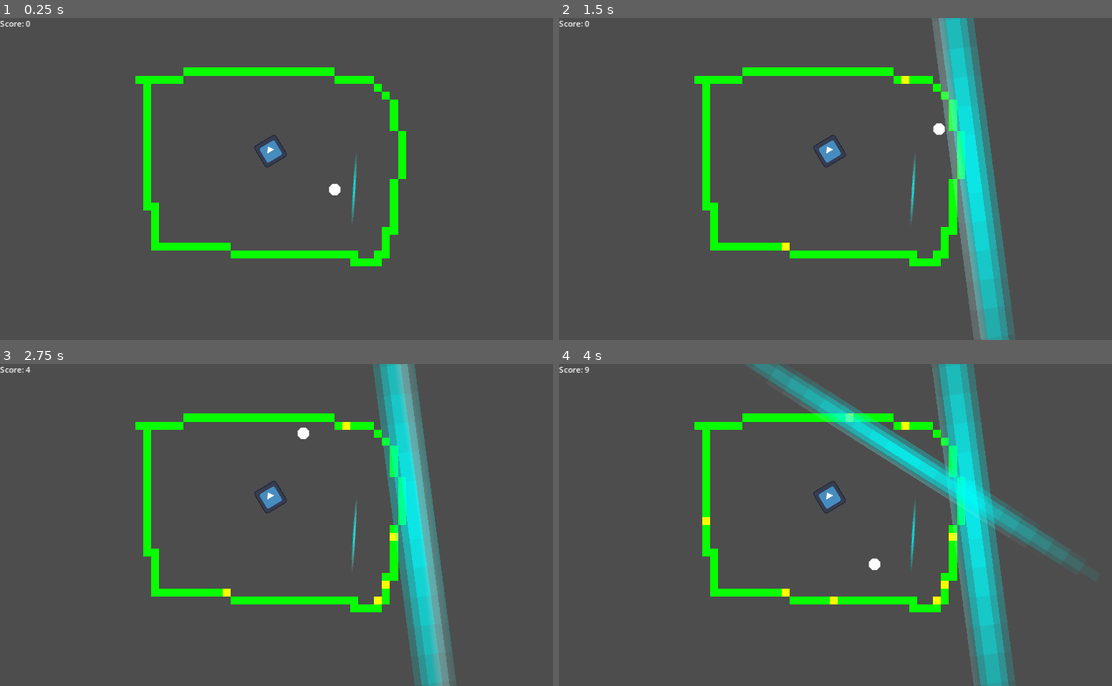
Above: before the commit, frames 1-4 (two rows, left to right).
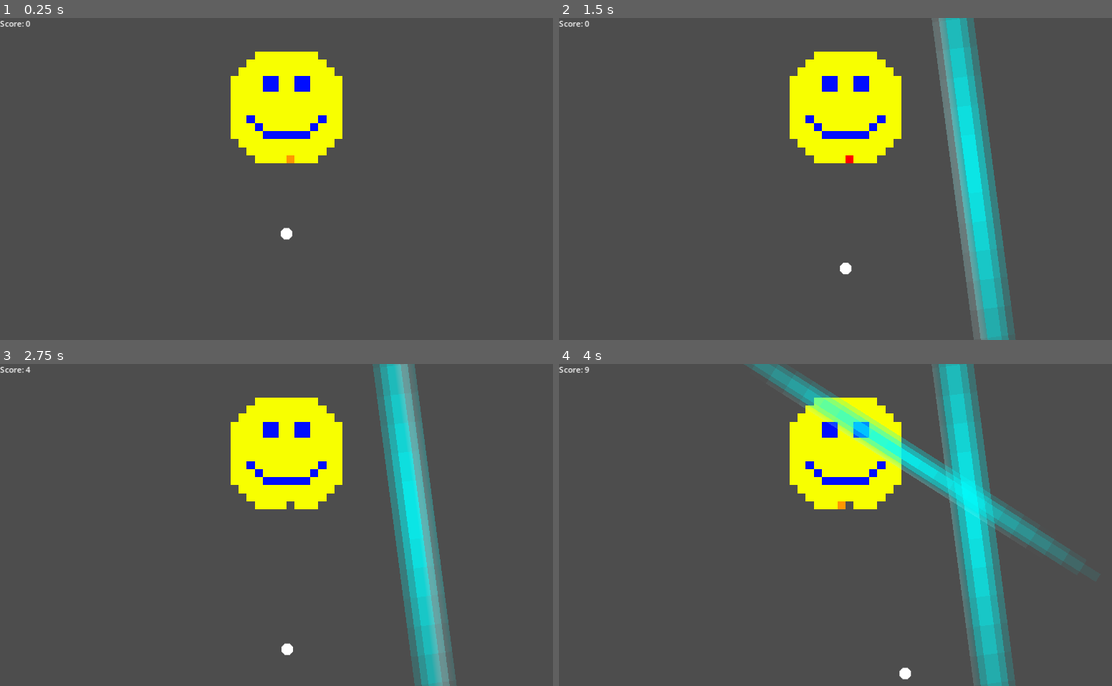
Above: after the commit, the same moments.

Repository: sparkworm/Jameplay2025
Game: Godot game, scene res://scenes/main.tscn
The game is run twice, just before and just after one commit, with the same random seed, the same clock (stepped at 60 frames per second) and the same inputs. The engine's default icon, where the game draws it, is replaced by a stand-in: a white triangle on a blue panel in a dark square.
Inputs (mouse positions are in pixels of both pictures, inside the frame that each line leads up to):
- Up to frame 1 (0.25 s): no input
- Up to frame 2 (1.5 s): move the mouse to (973, 162) at 0.52 s; press the mouse at (973, 162) at 0.53 s; move the mouse to (730, 195) at 1.27 s; release the mouse at (730, 195) at 1.28 s; right-click (730, 195) at 1.35 s
- Up to frame 3 (2.75 s): click (171, 541) at 1.55 s; move the mouse to (342, 454) at 2.02 s; press the mouse at (342, 454) at 2.03 s
- Up to frame 4 (4 s): move the mouse to (818, 589) at 2.77 s; release the mouse at (818, 589) at 2.78 s; click (818, 589) at 2.85 s; move the mouse to (1017, 573) at 3.52 s; press the mouse at (1017, 573) at 3.53 s; right-click (1017, 573) at 3.6 s

The runs differ from the first frame. In frame 1, 9.7% of the frame differs, in the area x 24-74%, y 10-78%; in frame 2, 9.7%; in frame 3, 9.6%; in frame 4, 9.5%.

Commit message:
Fixed barrier flashing on placement

Diff:
--- a/autoload/scenes.gd
+++ b/autoload/scenes.gd
@@ -11,5 +11,6 @@
 
 var scenes: Dictionary = {
 	#ID.MAIN_MENU : preload()
-	ID.TEST : preload("res://scenes/levels/test_level.tscn")
+	ID.TEST : preload("res://scenes/levels/test_level.tscn"),
+	ID.L1 : preload("res://scenes/levels/level_1.tscn")
 }
--- a/scenes/main.tscn
+++ b/scenes/main.tscn
@@ -4,6 +4,6 @@
 
 [node name="Main" type="Node"]
 script = ExtResource("1_p6157")
-starting_scene = 3
+starting_scene = 1
 
 [node name="ActiveSceneParent" type="Node" parent="."]
--- a/scenes/parent/level.gd
+++ b/scenes/parent/level.gd
@@ -36,6 +36,7 @@
 	player_barriers.add_child(new_bar)
 	new_bar.disable()
 	last_barrier = new_bar
+	update_barrier_scale()
 
 func destroy_barrier() -> void:
 	barrier_detector.position = get_local_mouse_position()
